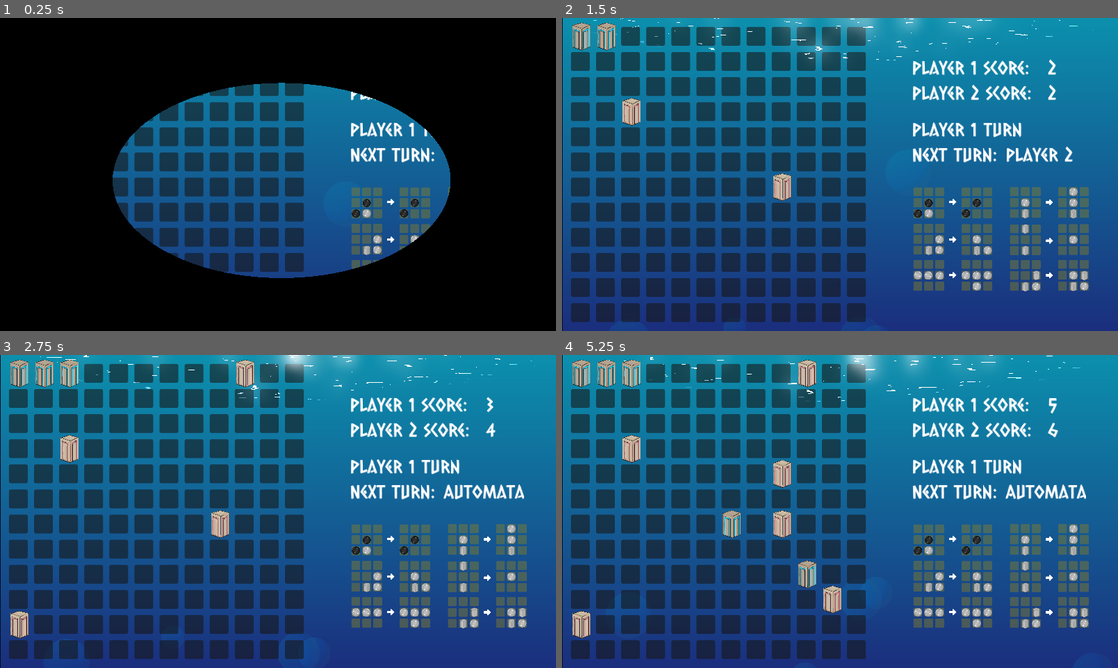
Above: before the commit, frames 1-4 (two rows, left to right).
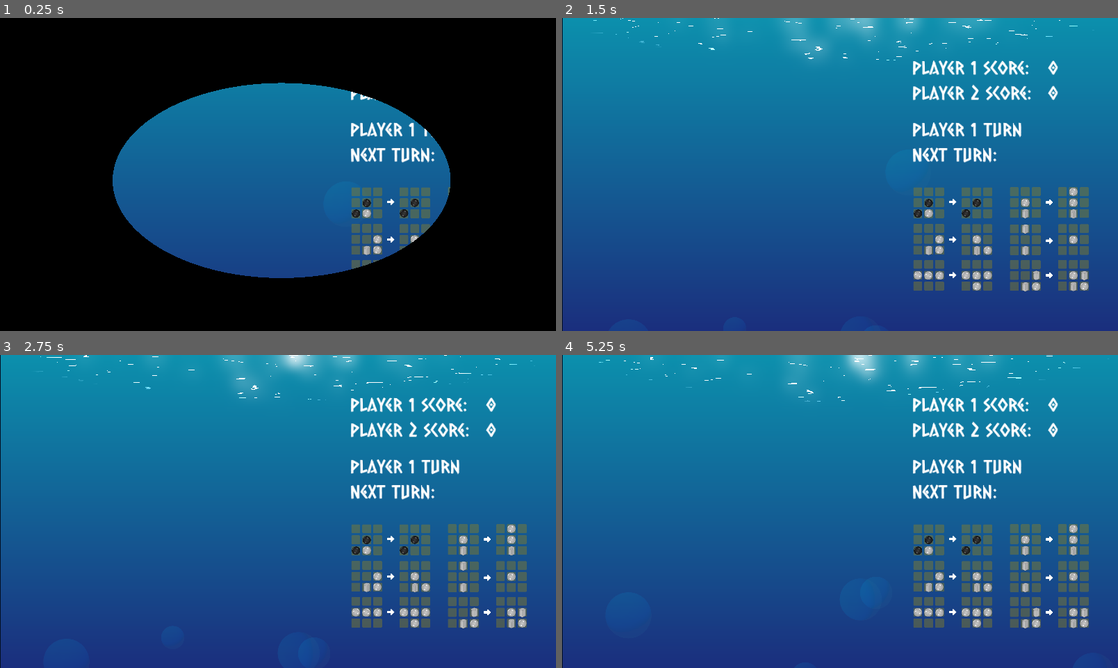
Above: after the commit, the same moments.

Repository: BeadsInCheese/CellularBubbleState
Game: Godot game, scene res://MainGame.tscn
Same seed, same stepped clock (60 frames per second), same inputs: the game is played once before the commit and once after it. This scene is started directly instead of the project's main scene.
Inputs (mouse positions are in pixels of both pictures, inside the frame that each line leads up to):
- Up to frame 1 (0.25 s): no input
- Up to frame 2 (1.5 s): click (578, 36) at 0.52 s; click (606, 36) at 1.27 s
- Up to frame 3 (2.75 s): click (66, 373) at 2.02 s
- Up to frame 4 (5.25 s): move the mouse to (962, 495) at 2.77 s; hold M 2.78-3.5 s; click (962, 495) at 2.92 s; drag from (728, 527) to (812, 574) at 3.52 s; move the mouse to (895, 442) at 4.27 s; hold M 4.28-5 s; click (895, 442) at 4.42 s; drag from (812, 574) to (673, 464) at 5.02 s

The runs differ from the first frame. In frame 1, 10% of the frame differs, in the area x 20-55%, y 20-82%; in frame 2, 30%; in frame 3, 31%; in frame 4, 31%, in the area x 1-95%, y 0-98%.
Error after the commit: Parse Error: Expected identifier after "." for attribute access. (res://Grid.gd:104)

Commit message:
building basic dpu functions

Diff:
--- /dev/null
+++ b/gamejam2025/DynamicalProcessingUnit.gd
@@ -0,0 +1,62 @@
+extends Node
+class_name DynamicalProcessingUnit
+
+var color : int
+
+var offsetX
+var offsetY
+var id
+
+var R : Array[Point] = []
+
+func get_points():
+	return R
+
+func update(x,y,piece):
+	update_point(x,y,piece)
+	update_layers()
+
+func update_layers():
+	for point : Point in R:
+		#Layer 0 - standard scores(sum of all own pieces on the board)
+		if(point.piece != 0):
+			add(point.x,point.y,1 if point.color == color else 0,0)
+
+
+func update_point(posX, posY, piece):
+	R[posX-1 + 3*ceil((posY-1)/3)].piece = piece
+
+func add(posX, posY, score, layer):
+	R[posX-1 + 3*ceil((posY-1)/3)].score[layer] += score
+
+
+func sub(posX, posY, score, layer):
+	add(posX, posY, -score, layer)
+
+
+func compute_translate_N():
+	pass
+
+#################################
+
+
+
+
+
+#################################
+
+func _init():
+	for i in range(0,9):
+		var p : Point = Point.new()
+		p.x = floor(i/3) + 1
+		p.y = i % 3 + 1
+		p.piece = 0
+		R.append(p)
+
+# Called when the node enters the scene tree for the first time.
+func _ready() -> void:
+	pass # Replace with function body.
+
+# Called every frame. 'delta' is the elapsed time since the previous frame.
+func _process(delta: float) -> void:
+	pass
--- a/gamejam2025/Grid.gd
+++ b/gamejam2025/Grid.gd
@@ -100,6 +100,8 @@
 		if currentTile != newTile:
 			await get_tree().create_timer(0.02).timeout
 			gridList[i].setTileType(newTile)
+			if(AIGame):
+				agent.
 
 # Called every frame. 'delta' is the elapsed time since the previous frame.
 func _process(delta: float) -> void:
--- /dev/null
+++ b/gamejam2025/Group.gd
@@ -0,0 +1,30 @@
+extends Node
+class_name Group
+
+
+var L : Array[int]
+
+var G = [[0,0,0],[0,0,0],[0,0,0]]
+
+'''
+G[x][y] += tileType*10
+G[1][2] =
+'''
+
+# Add 'type' piece to the Group
+func add(posX,posY,type):
+	G[posX][posY] = type*10
+
+func access():
+	return G
+
+###########################
+
+# Called when the node enters the scene tree for the first time.
+func _ready() -> void:
+	pass # Replace with function body.
+
+
+# Called every frame. 'delta' is the elapsed time since the previous frame.
+func _process(delta: float) -> void:
+	pass
--- /dev/null
+++ b/gamejam2025/Point.gd
@@ -0,0 +1,46 @@
+extends Node
+class_name Point
+
+var x
+var y
+var dpu : DynamicalProcessingUnit
+var adj : Array[Point]
+var adj_diag : Array[Point]
+var score : Array[float]
+var piece : int
+var color : int
+
+
+func chk_wsen_o_own(x,y,color) -> Array[Point]:
+	var G : Array[Point] = []
+	for p : Point in dpu.get_points()[x][y].adj:
+		if(p.piece == 2 and color or p.piece == 4 and not color):
+			G.append(p)
+	return G
+
+func chk_wsen_t_own(x,y,color) -> Array[Point]:
+	var G : Array[Point] = []
+	for p : Point in dpu.get_points()[x][y].adj:
+		if(p.piece == 1 and color or p.piece == 3 and not color):
+			G.append(p)
+	return G
+
+func add_adjacent(posX,posY):
+	if dpu.get_points()[posX][posY+1] != 0:
+		adj.append(dpu.get_points()[posX][posY+1])
+	if dpu.get_points()[posX+1][posY] != 0:
+		adj.append(dpu.get_points()[posX+1][posY])
+	if dpu.get_points()[posX][posY-1] != 0:
+		adj.append(dpu.get_points()[posX][posY-1])
+	if dpu.get_points()[posX-1][posY] != 0:
+		adj.append(dpu.get_points()[posX-1][posY])
+
+
+# Called when the node enters the scene tree for the first time.
+func _ready() -> void:
+	pass # Replace with function body.
+
+
+# Called every frame. 'delta' is the elapsed time since the previous frame.
+func _process(delta: float) -> void:
+	pass
--- a/gamejam2025/agent.gd
+++ b/gamejam2025/agent.gd
@@ -1,25 +1,46 @@
 extends Node
 class_name Agent
 
-# Called when the node enters the scene tree for the first time.
-func _ready() -> void:
-	pass # Replace with function body.
+var agentColor
+var DPU_list : Array[DynamicalProcessingUnit] = []
+
+func update(x,y,p):
+	for dpu in DPU_list:
+		dpu.update(x,y,p)
+
+func init_dpu():
+	var j = 1
+	for i in range(1,100):
+		var u : DynamicalProcessingUnit = DynamicalProcessingUnit.new()
+		u.id = i
+		u.offsetX = floor(i/10) + 1
+		u.offsetY = j
+		DPU_list.append(u)
+		j = (j+1) % 10
+
+func compute_heuristic(n):
+	pass
 
 
-# Called every frame. 'delta' is the elapsed time since the previous frame.
-func _process(delta: float) -> void:
+func compute_metric(n):
 	pass
 
 
 func proceduralMove(currentTurn,color,board) -> Bubble:
 	var m = 0
-	var i = 1
+	var i = 237
 	var result = 0
 
 	while m < 500:
-		i = (int)(1000*(1000*sin(i)-(int)(1000*sin(i)))) % len(board)
+		i = (int)(1000*(1000*sin(i+19)-(int)(1000*sin(i+19)))) % len(board)
 		m = m+1
 		if board[i].tileType == 0:
 			result = i
 			break;
 	return board[result]
+
+######################################################
+
+# Called every frame. 'delta' is the elapsed time since the previous frame.
+func _process(delta: float) -> void:
+	pass
